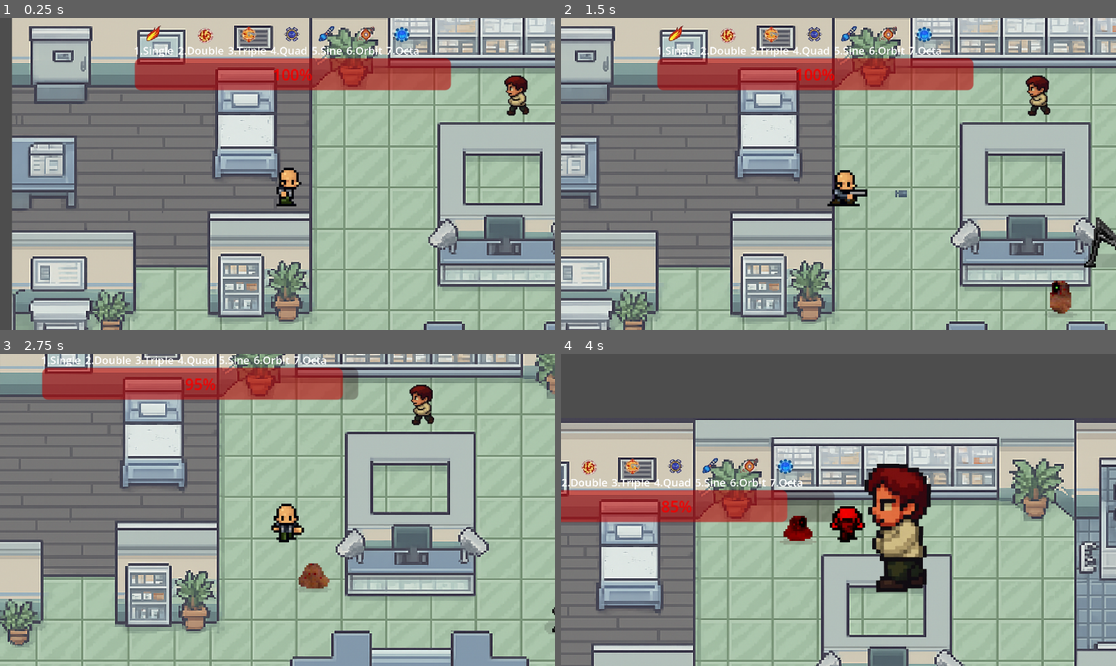
Above: before the commit, frames 1-4 (two rows, left to right).
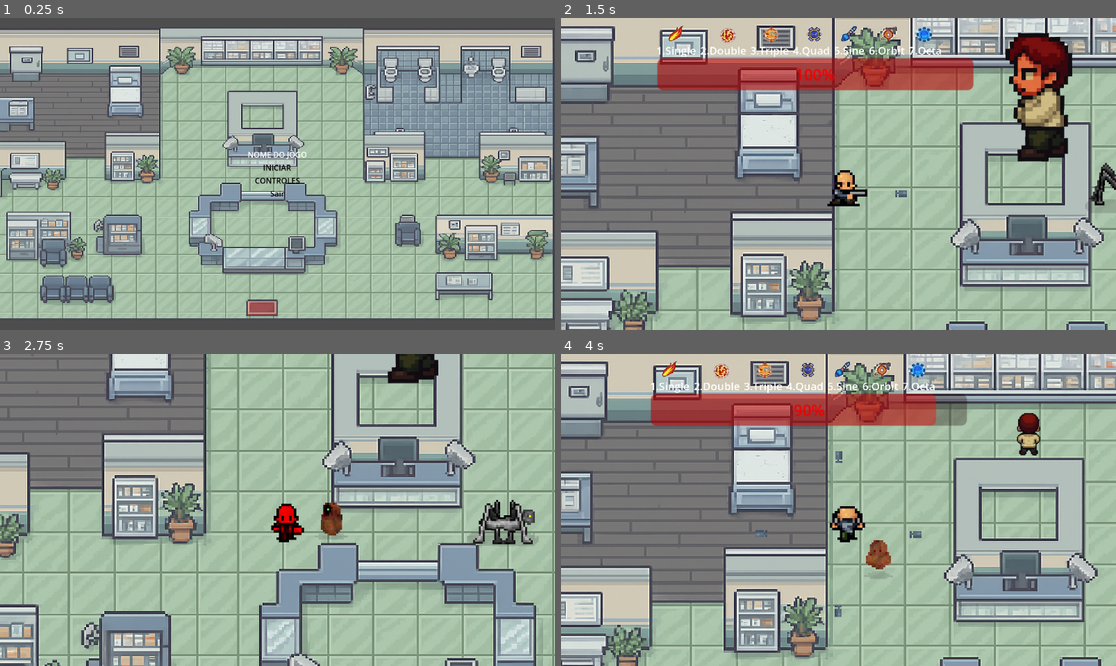
Above: after the commit, the same moments.

Repository: levi-tabosa/trabai_andrea
Game: Godot game, scene res://scenes/TelaInicial.tscn
Two runs of this game, one before a commit and one after it. Both use one fixed random seed, a clock stepped at 60 frames per second and the inputs below. Before the commit the project starts from res://scenes/main.tscn.
Inputs (mouse positions are in pixels of both pictures, inside the frame that each line leads up to):
- Up to frame 1 (0.25 s): no input
- Up to frame 2 (1.5 s): click (838, 167) at 0.5 s, where only the run after the commit has a clickable "INICIAR"; tap Enter (ui_accept) at 1.25 s; hold Right (ui_right) from 1.28 s (still down); tap 1 (select-1) at 1.35 s
- Up to frame 3 (2.75 s): tap Enter (ui_accept) at 1.52, 2.27 s; release Right (ui_right) at 2.03 s; hold Down (ui_down) from 2.03 s (still down); tap 2 (select-2) at 2.1 s
- Up to frame 4 (4 s): release Down (ui_down) at 2.78 s; hold Right (ui_right) 2.78-3.53 s; tap 3 (select-3) at 2.85 s; hold Up (ui_up) from 3.53 s (still down); tap 4 (select-4) at 3.6 s; tap Enter (ui_accept) at 3.77 s

The runs differ from the first frame. In frame 1, 75% of the frame differs, in the area x 0-100%, y 0-100%; in frame 2, 5.1%; in frame 3, 63%; in frame 4, 79%.

Commit message:
fix: update main scene reference and adjust load steps in TelaInicial scene refactor: remove position clamping in player movement logic

Diff:
--- a/project.godot
+++ b/project.godot
@@ -11,7 +11,7 @@
 [application]
 
 config/name="Hell_fantasy"
-run/main_scene="uid://d4bvi0psj51d7"
+run/main_scene="uid://d2dqbt4clvd8d"
 config/features=PackedStringArray("4.4", "GL Compatibility")
 
 [input]
--- a/scenes/TelaInicial.tscn
+++ b/scenes/TelaInicial.tscn
@@ -1,5 +1,6 @@
-[gd_scene load_steps=8 format=3 uid="uid://d2dqbt4clvd8d"]
+[gd_scene load_steps=9 format=3 uid="uid://d2dqbt4clvd8d"]
 
+[ext_resource type="Script" uid="uid://dw7ax0c7ob0c6" path="res://scripts/tela_inicial.gd" id="1_17ume"]
 [ext_resource type="Texture2D" uid="uid://crb7m1pfm1msy" path="res://assets/3bf0bec8-557d-4cfd-b69c-54b1897172b4.png" id="1_eu5th"]
 
 [sub_resource type="StyleBoxFlat" id="StyleBoxFlat_1jke6"]
@@ -33,6 +34,7 @@
 anchor_bottom = 1.0
 grow_horizontal = 2
 grow_vertical = 2
+script = ExtResource("1_17ume")
 metadata/_edit_lock_ = true
 
 [node name="MarginContainer" type="MarginContainer" parent="."]
--- a/scripts/player.gd
+++ b/scripts/player.gd
@@ -84,7 +84,6 @@
 		var direction = Input.get_vector("ui_left", "ui_right", "ui_up", "ui_down")
 		velocity = direction * speed
 	move_and_slide()
-	position = position.clamp(Vector2.ZERO, screen_size)
 
 	if is_shooting:
 		shooting_timer -= delta
